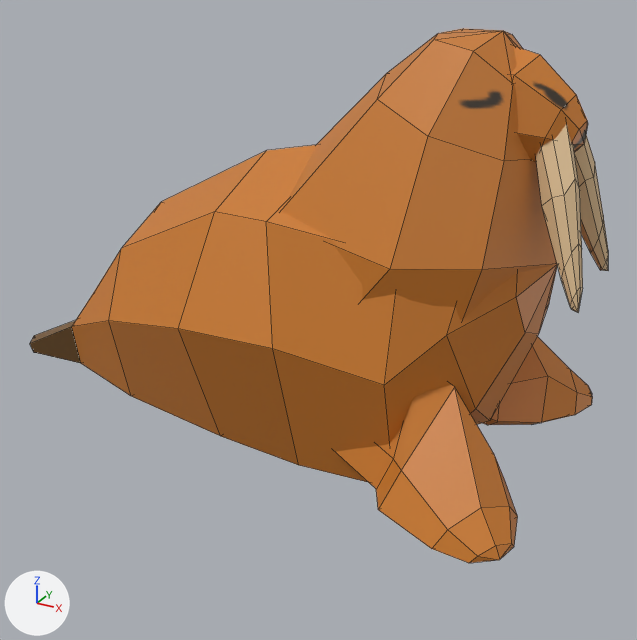
One commit to the FBX model Assets/Environment/Art/Models/walrus_02.fbx: the scene before it, then after it.
The view is the same before and after, from a 50 mm lens placed at (2.58, -5.19, 3.33), pointed at (-0.31, 0.07, 0.7). Arrows for +X, +Y and +Z are at lower left; the lights stay in place. Mesh edges are drawn as thin lines. Where no turn or scale is listed for an object, it has been applied to the vertices.

The scene before the commit, as lines of its bpy script (objects in view):
```python
me_sphere = bpy.data.meshes.new('Sphere')
me_sphere.from_pydata(...)  # 304 vertices, 304 faces; spans x -2.92..1.64, y -1.23..1.23, z 0.0..2.81
me_sphere.materials.append(mat_material_001)  # picture img_walrus_tex_png
ob_walrus = bpy.data.objects.new('walrus', me_sphere)
ob_walrus.location = (0.0, 0.0, 0.0)
```
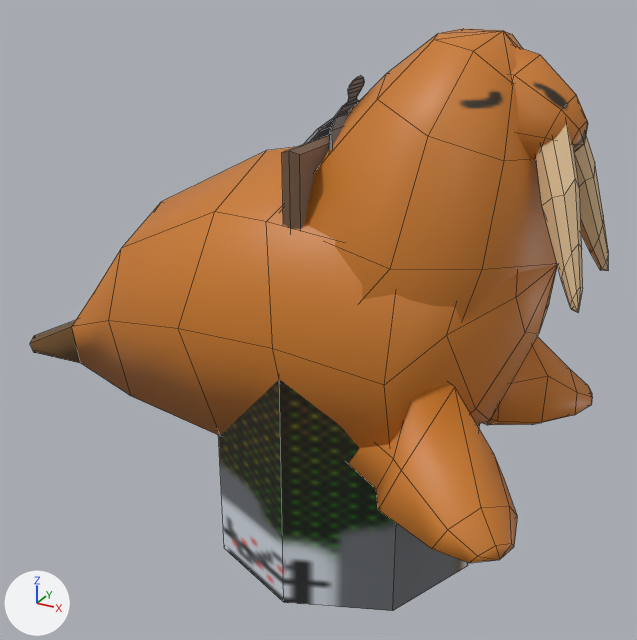
The change, as a diff of the scene's bpy script:
```diff
--- a/Assets/Environment/Art/Models/walrus_02.fbx.py
+++ b/Assets/Environment/Art/Models/walrus_02.fbx.py
@@ img_driftschoolprops_png @@
+img_driftschoolprops_png = load_image('driftSchoolProps.png', '../Textures/driftSchoolProps.png', 96, 96, 'sRGB')
@@ mat_material_002 @@
+mat_material_002 = principled_material('Material.002')
+mat_material_002.texture = img_driftschoolprops_png
@@ me_sphere @@
 me_sphere.from_pydata(...)  # 304 vertices, 304 faces; spans x -2.92..1.64, y -1.23..1.23, z 0.0..2.81
 # used by ob_walrus; location = (0.0, 0.0, 0.0)
+# me_sphere part 1: edges marked sharp go from 543 to 144
 me_sphere.materials.append(mat_material_001)
@@ me_cube @@
+me_cube.from_pydata(...)  # 116 vertices, 98 faces; spans x -1.0..1.0, y -1.0..1.0, z -1.0..2.49
+me_cube.materials.append(mat_material_002)  # picture img_driftschoolprops_png
@@ ob_clipboard @@
+ob_clipboard = bpy.data.objects.new('clipBoard', me_cube)
+ob_clipboard.location = (0.0, 0.0, 0.0)
```

Boxes (x1, y1, x2, y2) around the edits, measured in the pictures (637 x 640 px):
'clipBoard', added
    after: (218, 75, 480, 611)
part 1 of me_sphere, shading changed
    both: (30, 28, 608, 563)
